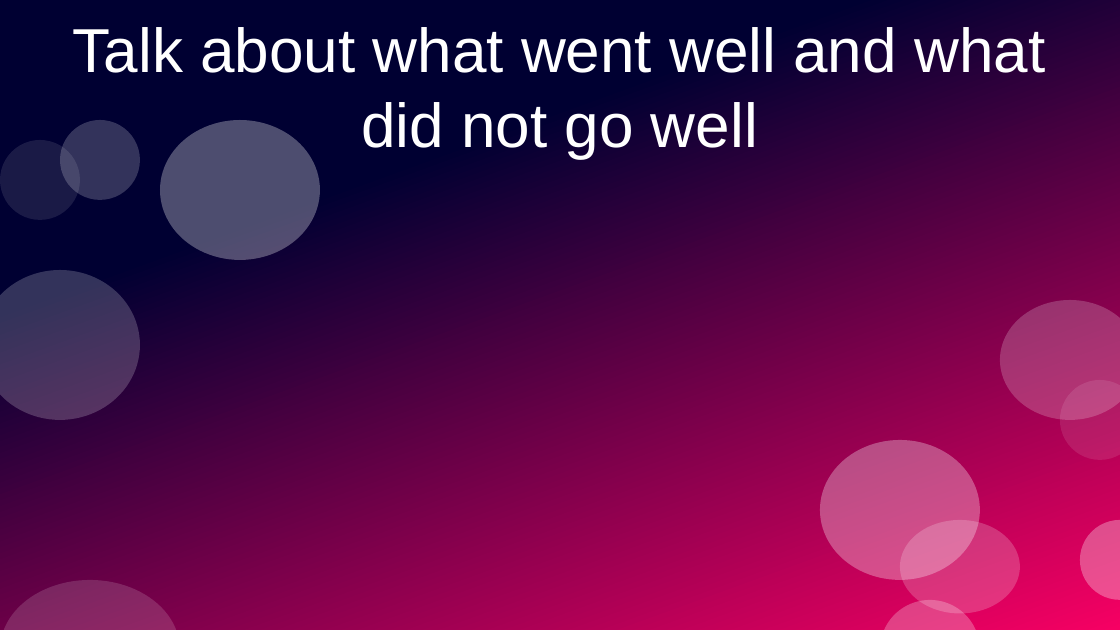
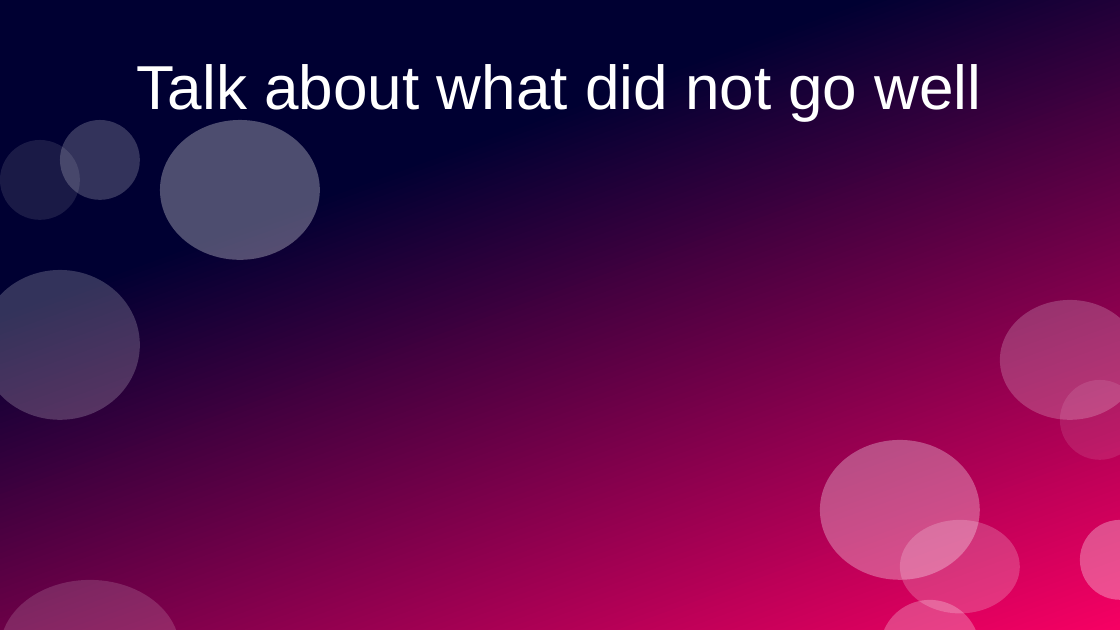
Before and after one commit to PrototypeProto/COP_4331_Small-Project, a slide deck: slide 9 of Pres.pptx (slide 5 before the commit). Drawn at 1120x630 pixels with LibreOffice and Linux fonts; fonts in the diff are those of the drawing. Boxes give left, top, right and bottom in pixels: in the first picture for what was removed or moved away, otherwise in the second. Text is boxed around its words. In the diff, an @@ line names an element or a change of style, - is before the commit and + after.

```diff
--- a/Pres.pptx
+++ b/Pres.pptx
@@ title at box(137, 64, 982, 121): text changed @@
-Talk about what went well and what did not go well
+Talk about what did not go well
```
Also in this commit, not shown: 1 other slide changed, 9 slides added, 5 slides removed.
